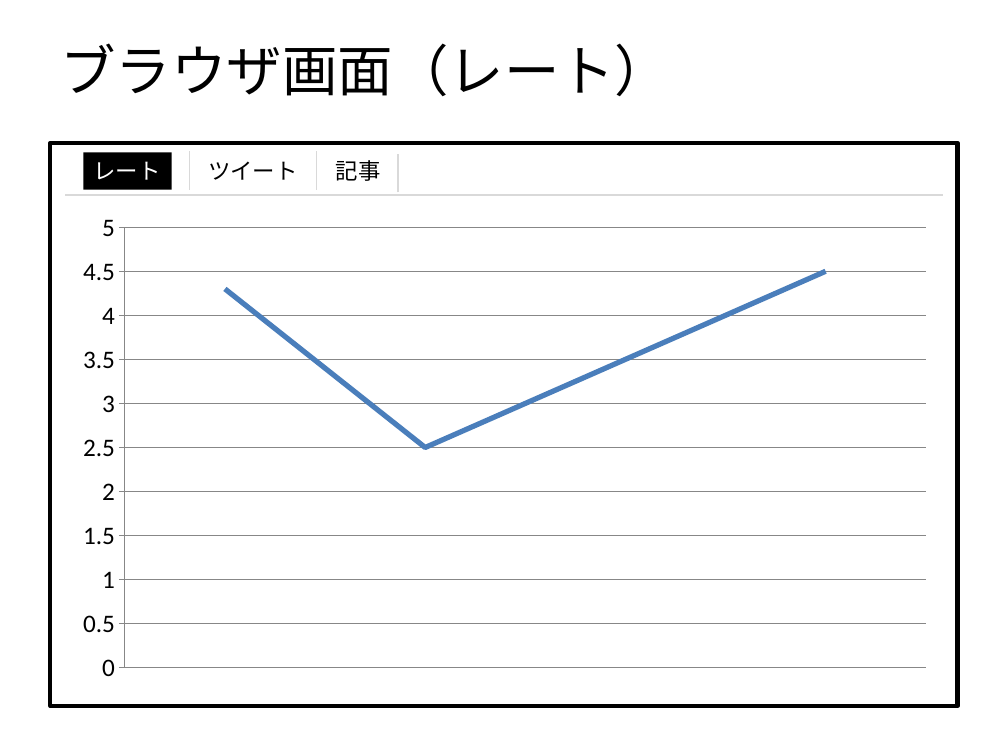
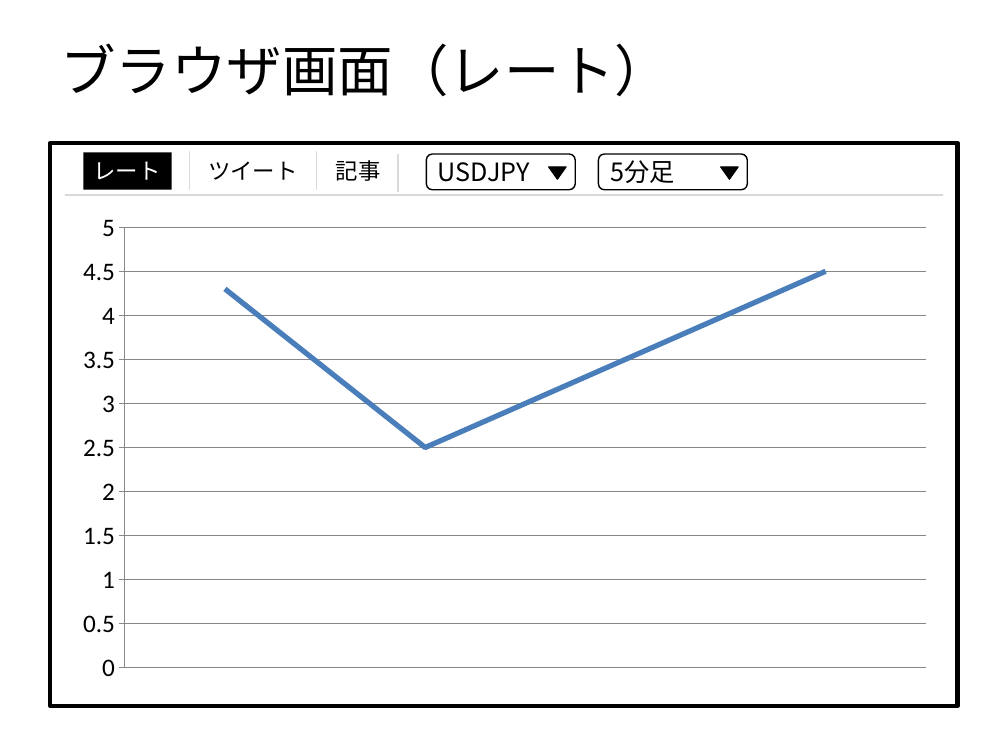
Before and after one commit to Leonis0813/chort, a slide deck: slide 4 of regulus/interface/ui.pptx. Drawn at 1008x756 pixels with LibreOffice and Linux fonts; fonts in the diff are those of the drawing. Boxes give left, top, right and bottom in pixels: in the first picture for what was removed or moved away, otherwise in the second. Text is boxed around its words. In the diff, an @@ line names an element or a change of style, - is before the commit and + after.

```diff
--- a/regulus/interface/ui.pptx
+++ b/regulus/interface/ui.pptx
@@ group added at (x1=426, y1=154, x2=748, y2=190): 2 rounded rectangles, 2 triangles @@
+USDJPY
+5分足
```
Also in this commit, not shown: 2 other slides changed, 3 other files.
